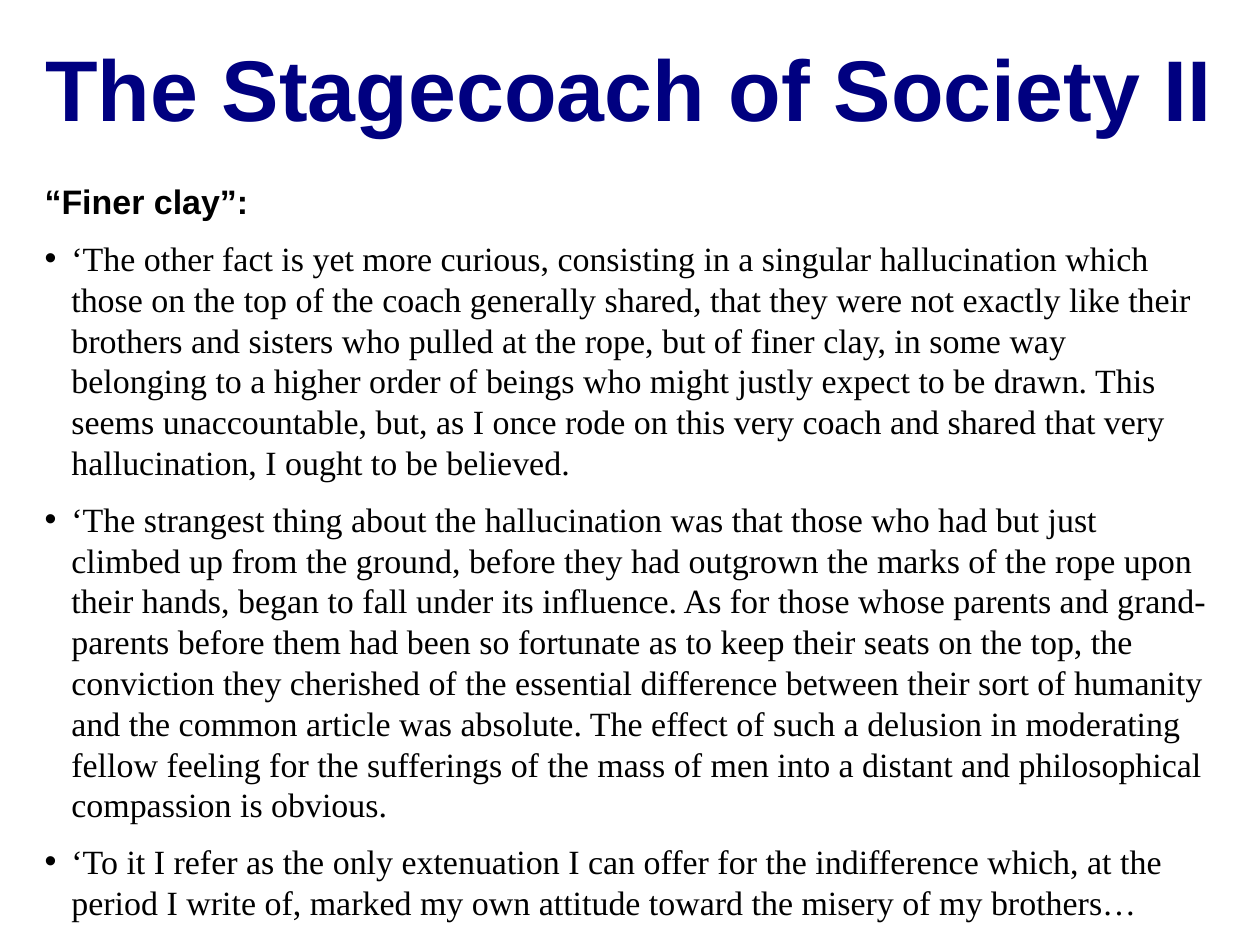
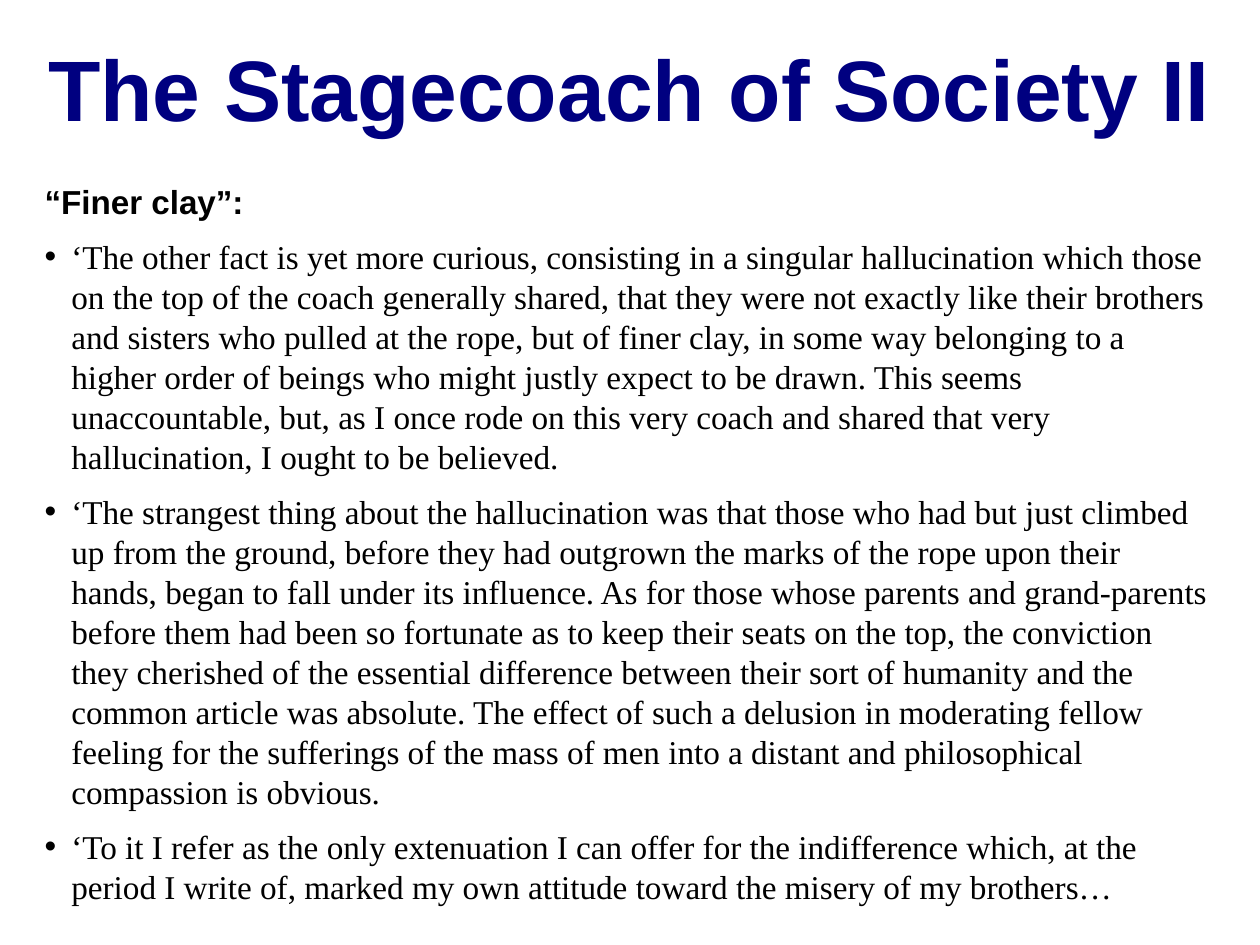
Before and after one commit to DavidLJ/public-files, a slide deck: slide 32 of econ-115-lecture-1.pptx. Drawn at 1260x945 pixels with LibreOffice and Linux fonts; fonts in the diff are those of the drawing. Boxes give left, top, right and bottom in pixels: in the first picture for what was removed or moved away, otherwise in the second. Text is boxed around its words. In the diff, an @@ line names an element or a change of style, - is before the commit and + after.

```diff
--- a/econ-115-lecture-1.pptx
+++ b/econ-115-lecture-1.pptx
@@ title "The Stagecoach of Society II" at [48, 59, 1210, 137]: size 49.2 to 49 pt @@
@@ text "“Finer clay”:" at [45, 190, 1206, 906]: size 19.4 to 19 pt @@
```
Also in this commit, not shown: 31 other slides changed.
